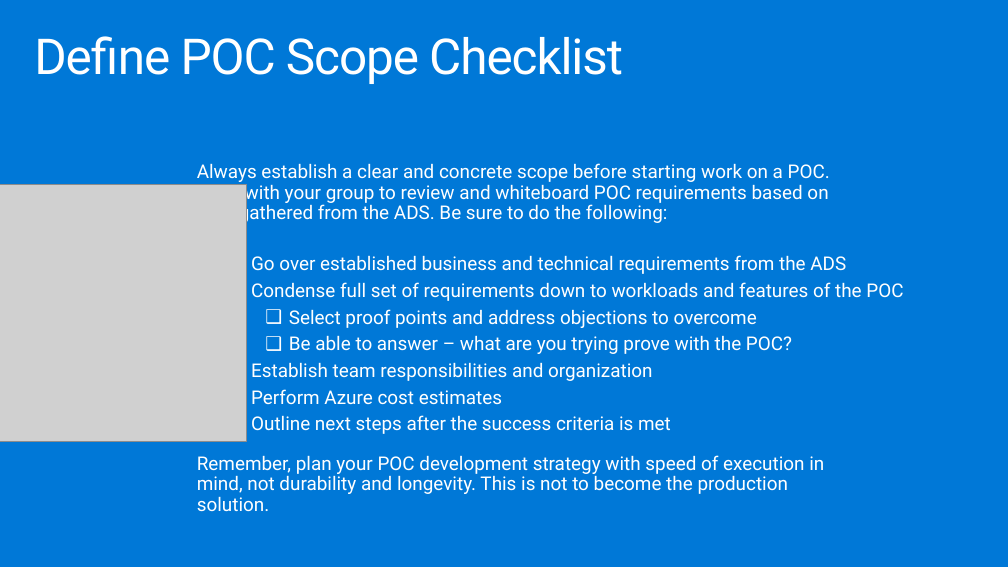
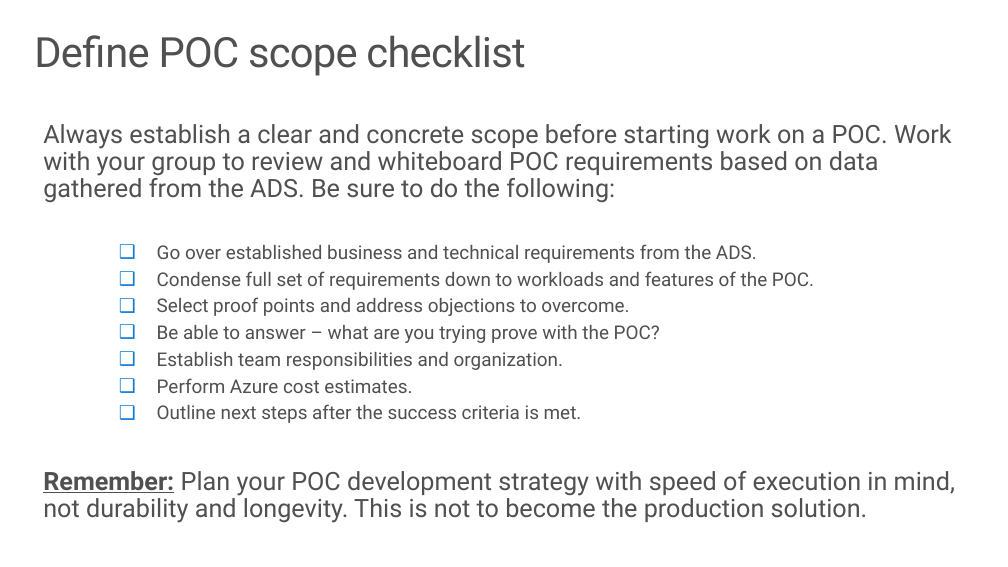
Before and after one commit to solliancenet/ica-wbs, a slide deck: slide 5 of Financial service modernization workshop/preparing-for-poc-design-success.pptx (slide 3 before the commit). Drawn at 1008x567 pixels with LibreOffice and Linux fonts; fonts in the diff are those of the drawing; grey boxes stand for pictures. Boxes give left, top, right and bottom in pixels: in the first picture for what was removed or moved away, otherwise in the second. Text is boxed around its words. In the diff, an @@ line names an element or a change of style, - is before the commit and + after.

```diff
--- a/Financial service modernization workshop/preparing-for-poc-design-success.pptx
+++ b/Financial service modernization workshop/preparing-for-poc-design-success.pptx
@@ background #0078D7 to #FFFFFF @@
@@ title at [34,35,525,76]: text changed; size 47 to 39.7 pt; text colour #FFFFFF to #505050 @@
-Define POC Scope Checklist
+Define POC scope checklist
@@ text "Always establish a clear and ...": place and size @@
-text "Always establish a clear and ..." at [251,255,903,434]
+text "Always establish a clear and ..." at [43,124,955,523]
@@ text at [43,124,952,316]: text changed; text colour #FFFFFF to #505050 @@
-❑ Go over established business and technical requirements from the ADS
-❑ Condense full set of requirements down to workloads and features of the POC
-  ❑ Select proof points and address objections to overcome
+Always establish a clear and concrete scope before starting work on a POC. Work with your group to review and whiteboard POC requirements based on data gathered from the ADS. Be sure to do the following:
+    ❑ Go over established business and technical requirements from the ADS.
+    ❑ Condense full set of requirements down to workloads and features of the POC.
+    ❑ Select proof points and address objections to overcome.
@@ text removed at [197,163,830,225] @@
-Always establish a clear and concrete scope before starting work on a POC. Work with your group to review and whiteboard POC requirements based on data gathered from the ADS. Be sure to do the following:
@@ picture removed at [0,185,247,442] @@
@@ text at [157,325,660,343]: text colour #FFFFFF to #505050 in "Be able to answer – what are ..."; list level 2 to 3 in "Be able to answer – ..." @@
@@ text at [43,352,955,523]: text changed; size 18 to 24 pt; text colour #FFFFFF to #505050 @@
-❑ Establish team responsibilities and organization
-❑ Perform Azure cost estimates
-❑ Outline next steps after the success criteria is met
+    ❑ Establish team responsibilities and organization.
+    ❑ Perform Azure cost estimates.
+    ❑ Outline next steps after the success criteria is met.
+Remember: Plan your POC development strategy with speed of execution in mind, not durability and longevity. This is not to become the production solution.
@@ text removed at [197,455,824,512] @@
-Remember, plan your POC development strategy with speed of execution in mind, not durability and longevity. This is not to become the production solution.
```
Also in this commit, not shown: 5 other slides changed, 3 slides added, 4 other files.
